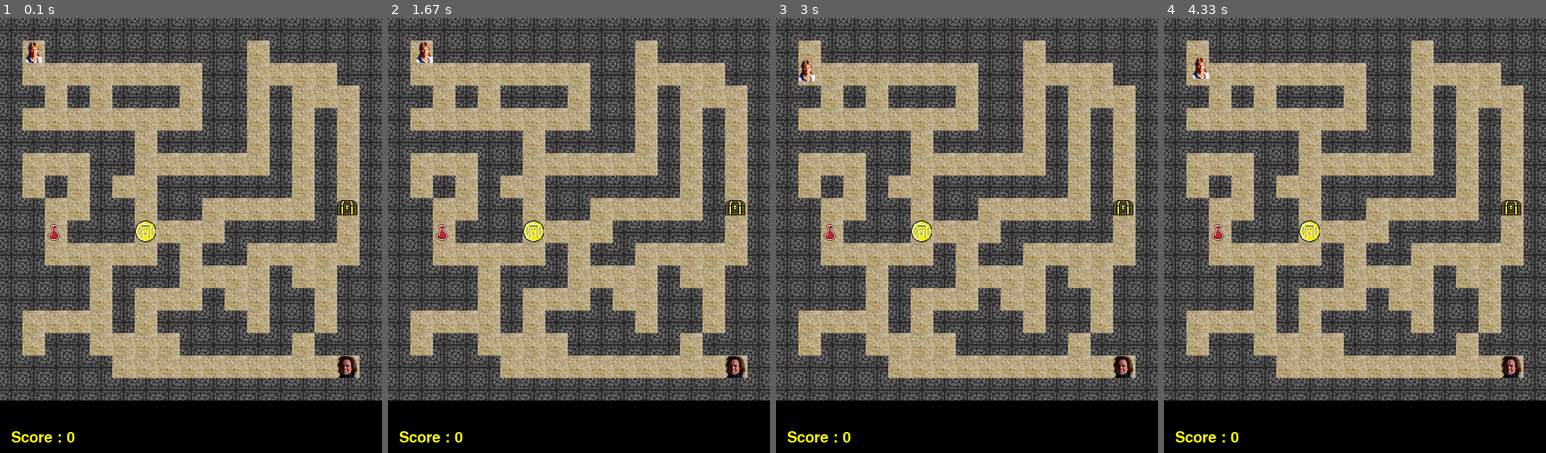
Above: before the commit, frames 1-4 (left to right).
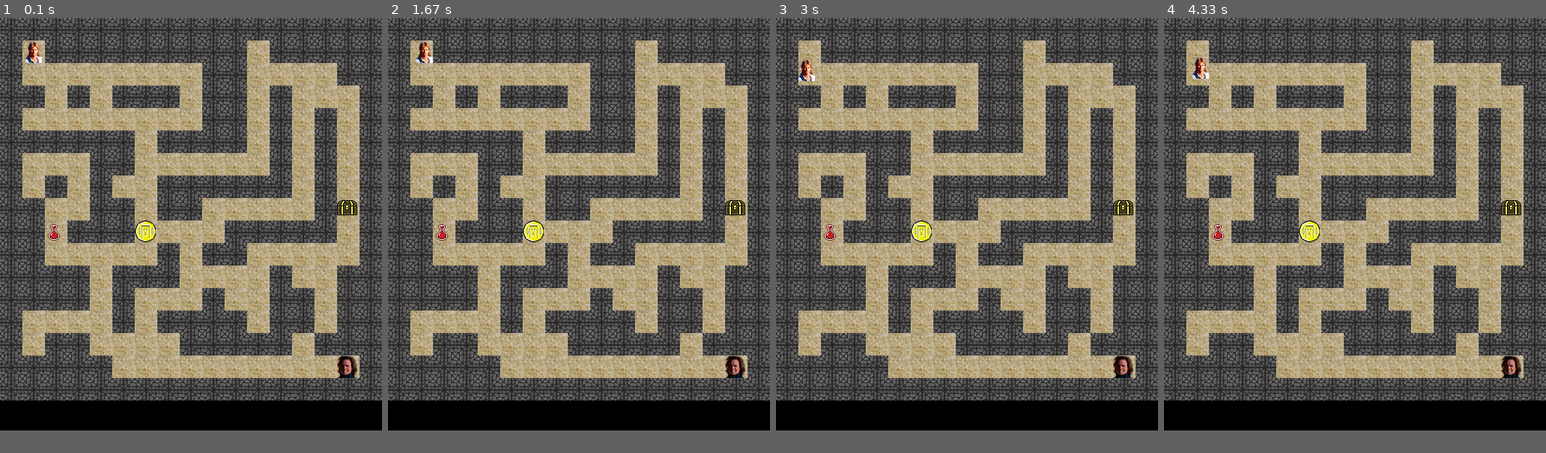
Above: after the commit, the same moments.

Repository: CoLoDot/PyGame_V2
Game: pygame game, started from main.py
Two runs of this game, one before a commit and one after it. Both use one fixed random seed, a clock stepped at 60 frames per second and the inputs below.
Inputs:
- Up to frame 1 (0.1 s): no input
- Up to frame 2 (1.67 s): hold Right 0.33-0.8 s; hold Up 0.83-1.13 s
- Up to frame 3 (3 s): hold Left 1.67-2.2 s; hold Down 2.23-2.53 s
- Up to frame 4 (4.33 s): hold Up 3-3.37 s; hold Right 3.4-4.03 s; hold Down from 4.07 s (still down)
In our replay, the window is 510x580 before the commit and 510x550 after it. These sizes can differ from the game's own. Grey fills any space a smaller window leaves; there, only what the larger window draws over its background counts as a difference.

The runs differ from the first frame. In frame 1, 0.2% of the frame differs, in the area x 2-20%, y 95-98%; in frame 2, 0.2%; in frame 3, 0.2%; in frame 4, 0.2%.

Commit message:
Delete useless var

Diff:
--- a/constants.py
+++ b/constants.py
@@ -1,11 +1,9 @@
 import pygame
 
 pygame.init()
-size_sprite = 15
 number_of_sprite = 30
-window_size = size_sprite * number_of_sprite
-back = pygame.Surface((510, 580))
-winWidth, winHeight = 510, 580
+back = pygame.Surface((510, 550))
+winWidth, winHeight = 510, 550
 
 maze_1 = ("mmmmmmmmmmmmmmmmm\n"
           "m0000mmm0000mm0mm\n"
